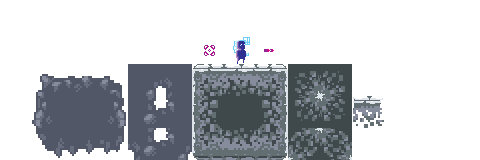
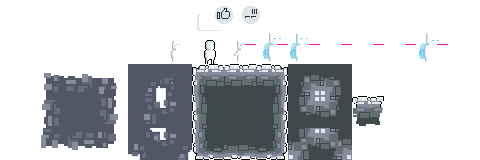
Revision of a layered 480 x 160 image; what changed, layer by layer:
added group "Ui" with 3 layers above "tileset inside" over (x1=197, y1=6, x2=260, y2=31)
added group "tileset inside" with 6 layers above "paleta" over (x1=288, y1=71, x2=352, y2=160)
added layer "Camada 38 copiar 10" in group "tileset inside" over (x1=288, y1=128, x2=320, y2=160)
moved "Camada 38 copiar 9" into group "tileset inside", painted on it over (x1=288, y1=128, x2=352, y2=160)
removed layer "Camada 38 copiar 8" over (x1=320, y1=128, x2=352, y2=160)
moved "Camada 38 copiar 5" into group "tileset inside", painted on it over (x1=295, y1=71, x2=345, y2=121)
moved "Camada 38 copiar 6" into group "tileset inside", painted on it over (x1=295, y1=71, x2=345, y2=96)
added group "segundo character" with 18 layers above "character" over (x1=263, y1=33, x2=442, y2=65)
added group "facepalm" with 8 layers in group "segundo character" over (x1=290, y1=33, x2=442, y2=62)
showed group "run-animation" (8 layers) over (x1=233, y1=39, x2=448, y2=64)
hid group "atatchments" (5 layers) over (x1=204, y1=30, x2=275, y2=63)
moved "Camada 36 copiar 4" (1st of 2, in "tile-set") above "Camada 36 copiar 4", painted on it over (x1=192, y1=128, x2=256, y2=160)
renamed "Camada 10 copiar 3" to "Camada 36 copiar 4", moved it above "Camada 36 copiar 10", painted on it over (x1=192, y1=64, x2=224, y2=101)
moved "Camada 36 copiar 3" above "Camada 36 copiar", painted on it over (x1=255, y1=128, x2=288, y2=160)
moved "Camada 36 copiar" above "Camada 36 copiar 9", painted on it over (x1=256, y1=64, x2=288, y2=101)
painted on "Camada 36 copiar 5" over (x1=192, y1=64, x2=384, y2=126)
moved "Camada 29" above "Camada 28 copiar 2", painted on it over (x1=128, y1=96, x2=190, y2=154)
renamed "Camada 30" to "Camada 28 copiar 2", painted on it over (x1=128, y1=128, x2=192, y2=160)
…and 47 more changes (11 added, 9 moved_by, 18 painted, 6 removed, 9 renamed, 7 stack, 4 visibility)
